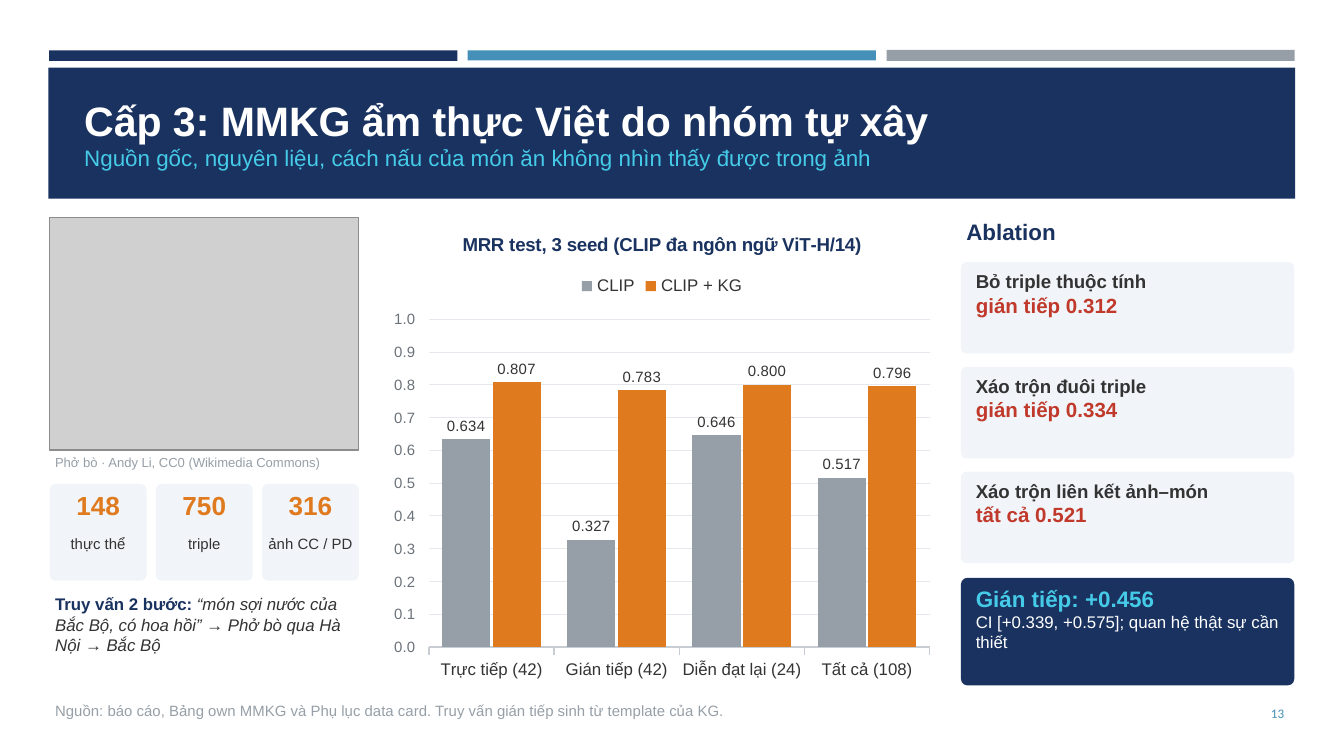
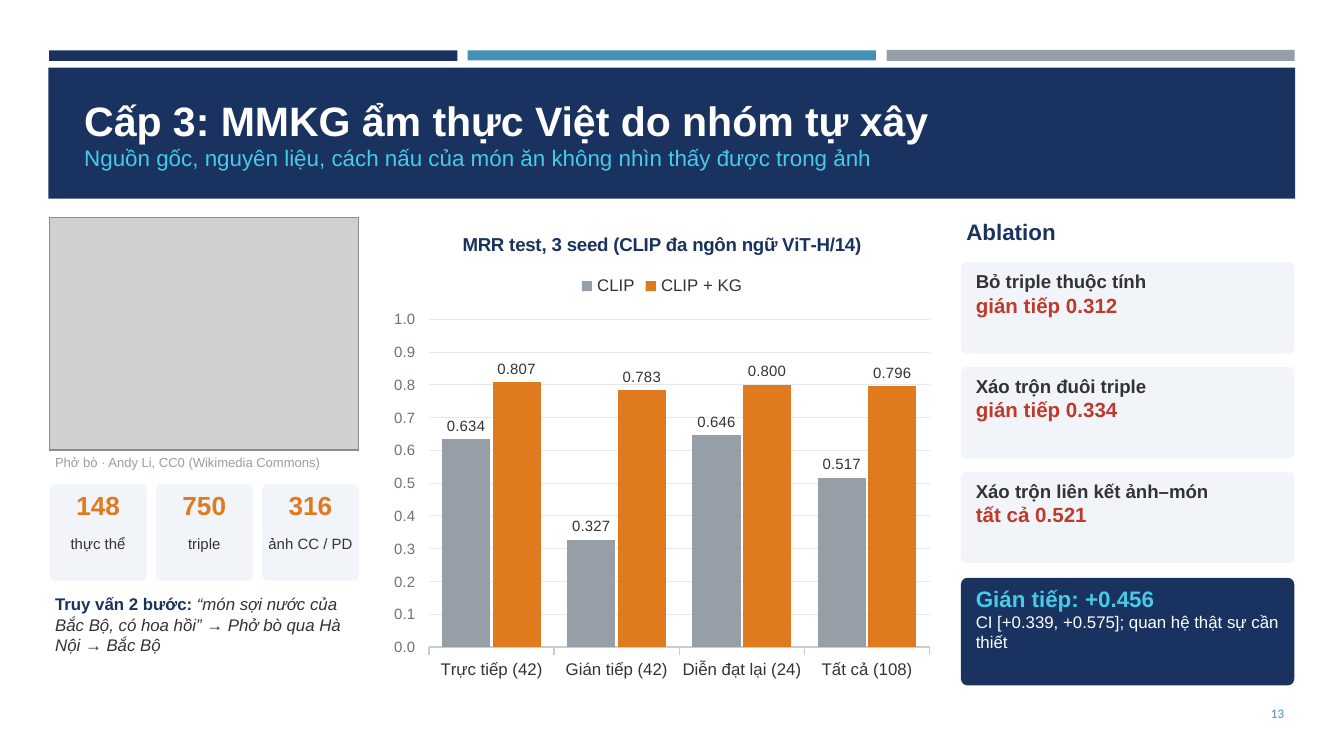
Before and after one commit to trinhphamtrunghieu/du-lieu-do-thi, a slide deck: slide 13 of docs/Project03_Slides.pptx. Drawn at 1344x756 pixels with LibreOffice and Linux fonts; fonts in the diff are those of the drawing; grey boxes stand for pictures. Boxes give left, top, right and bottom in pixels: in the first picture for what was removed or moved away, otherwise in the second. Text is boxed around its words. In the diff, an @@ line names an element or a change of style, - is before the commit and + after.

```diff
--- a/docs/Project03_Slides.pptx
+++ b/docs/Project03_Slides.pptx
@@ text removed at bbox=[55, 704, 724, 719] @@
-Nguồn: báo cáo, Bảng own MMKG và Phụ lục data card. Truy vấn gián tiếp sinh từ template của KG.
```
Also in this commit, not shown: 13 other slides changed.
